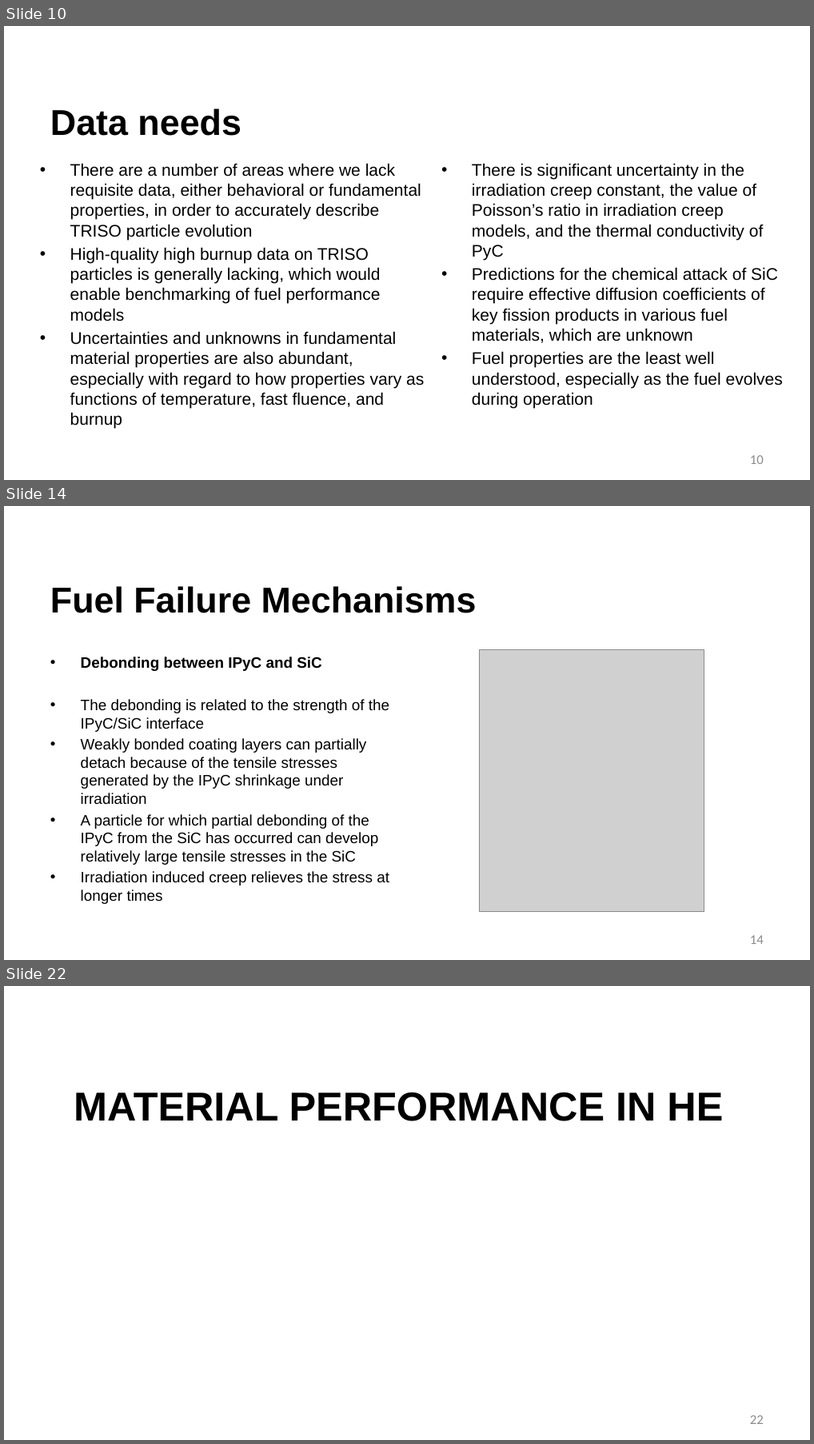
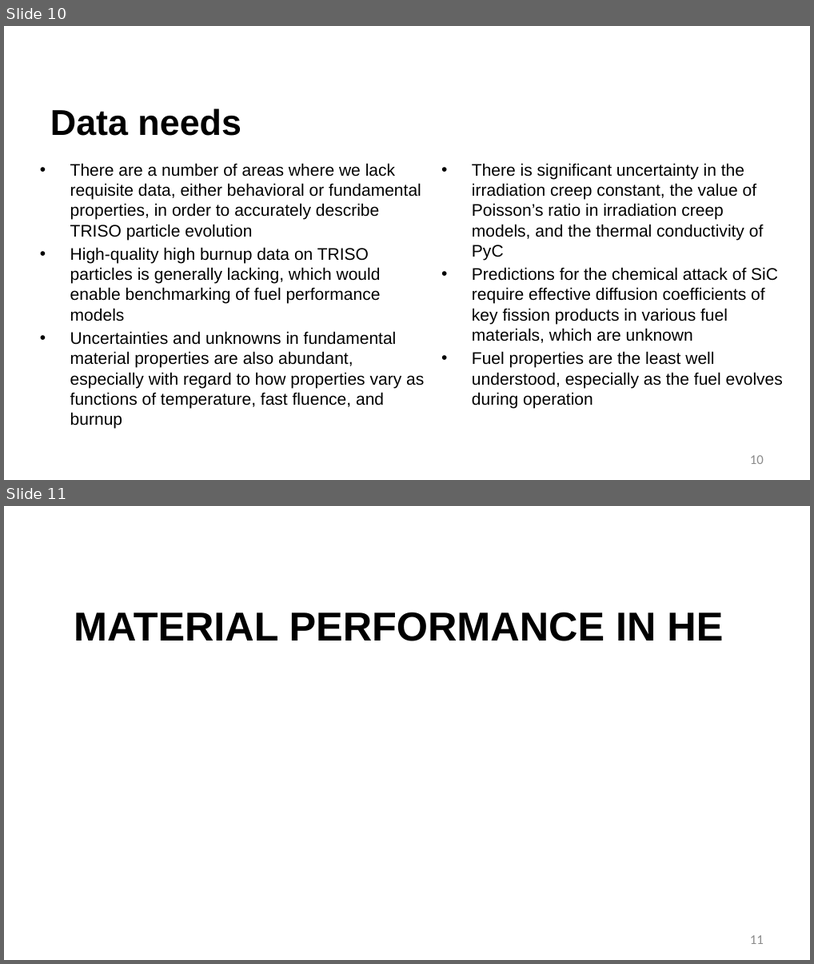
Before and after one commit to benbeeler/TEACHING, a slide deck: Advanced Reactor Materials/Fall2026/Lec6_TRISO.pptx. Shown one above the other, each under a label of ours: slides 10, 14 and 22 before the commit, slides 10 and 11 after it; the slides between them are not shown. The pictures are 814x1444 and 814x964 pixels, drawn with LibreOffice and Linux fonts; fonts in the diff are those of the drawing; grey boxes stand for pictures; background and template pictures are left out. Boxes give left, top, right and bottom in pixels: in the first picture for what was removed or moved away, otherwise in the second. Text is boxed around its words. In the diff, an @@ line names an element or a change of style, - is before the commit and + after.

```diff
--- a/Advanced Reactor Materials/Fall2026/Lec6_TRISO.pptx
+++ b/Advanced Reactor Materials/Fall2026/Lec6_TRISO.pptx
@@ slide 14 removed at (x1=4, y1=506, x2=810, y2=960), background #FFFFFF @@
@@ title removed at (x1=50, y1=586, x2=477, y2=613) @@
-Fuel Failure Mechanisms
@@ text removed at (x1=81, y1=656, x2=390, y2=904) @@
-• Debonding between IPyC and SiC
-• The debonding is related to the strength of the IPyC/SiC interface
-• Weakly bonded coating layers can partially detach because of the tensile stresses generated by the IPyC shrinkage under irradiation
-• A particle for which partial debonding of the IPyC from the SiC has occurred can develop relatively large tensile stresses in the SiC
-• Irradiation induced creep relieves the stress at longer times
@@ picture removed at (x1=479, y1=650, x2=705, y2=912) @@
@@ page number removed at (x1=750, y1=935, x2=764, y2=944) @@
-14
@@ what was slide 22 is now slide 11 @@
@@ page number at (x1=750, y1=935, x2=764, y2=944): text changed @@
-22
+11
```
Also in this commit, not shown: 2 slides changed, 13 slides added, 10 other slides removed, 4 other files.
